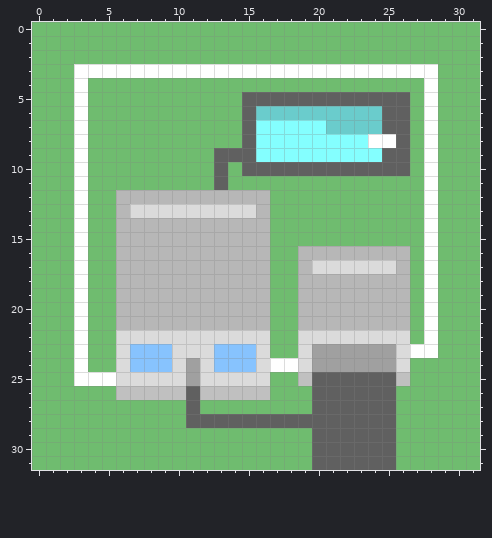
Edited in one commit: pixel-art sprite (Python Game/data/images/Residential/Bungalow.png). The picture above was drawn from the file before the commit.
The file is 32x32 pixels. Colours within 5 levels of each other are drawn and written as one.
Now the later version:
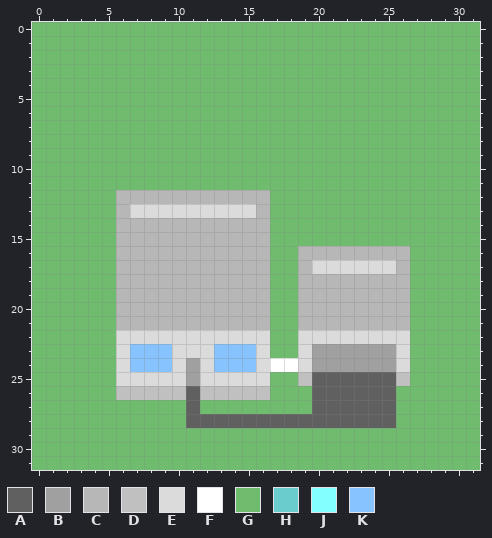
Palette (. is transparent): A #606060  B #a0a0a0  C #b7b7b7  D #c0c0c0  E #dbdbdb  F #ffffff  G #6fbc6f  H #6acccc  J #84ffff  K #87c3fe
What changed:
Changed rows in their new state; - is an unchanged pixel.
first column x 3:
 3 GGGGGGGGGGGGGGGGGGGGGGGGGG
 4 G------------------------G
 5 G-----------GGGGGGGGGGGG-G
 6 G-----------GGGGGGGGGGGG-G
 7 G-----------GGGGGGGGGGGG-G
 8 G-----------GGGGGGGGGGGG-G
 9 G---------GGGGGGGGGGGGGG-G
10 G---------G-GGGGGGGGGGGG-G
11 G---------G--------------G
12 G------------------------G
13 G------------------------G
14 G------------------------G
15 G------------------------G
16 G------------------------G
17 G------------------------G
18 G------------------------G
19 G------------------------G
20 G------------------------G
21 G------------------------G
22 G------------------------G
23 G-----------------------GG
24 G-------------------------
25 GGG-----------------------
first column x 20:
29 GGGGGG
30 GGGGGG
31 GGGGGG
